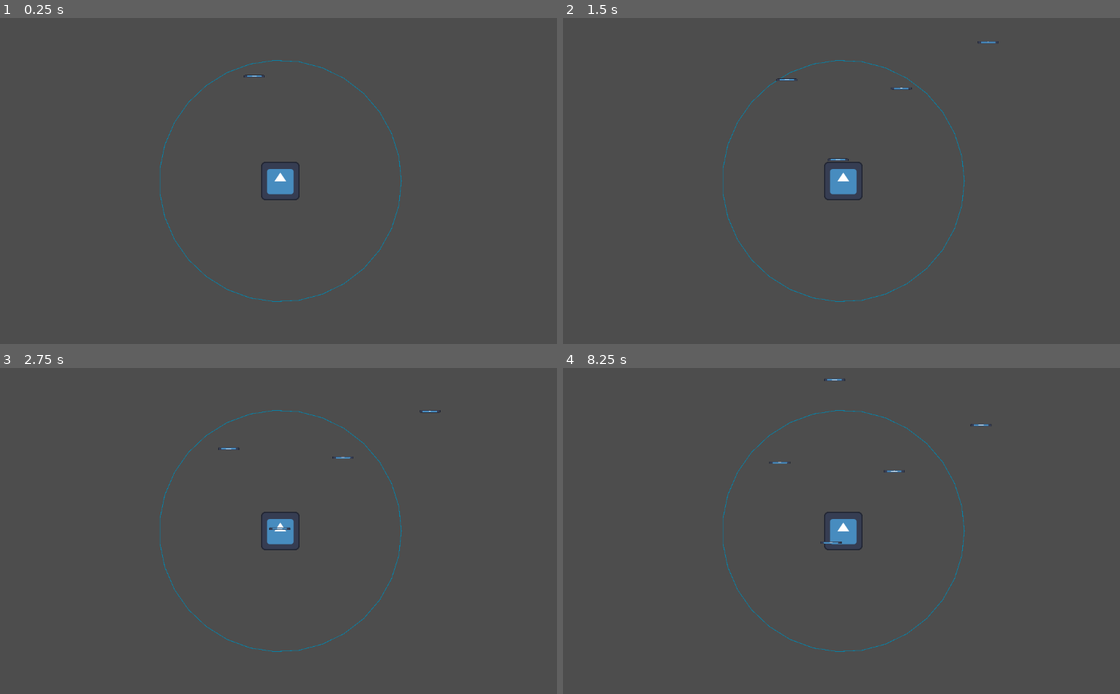
Above: before the commit, frames 1-4 (two rows, left to right).
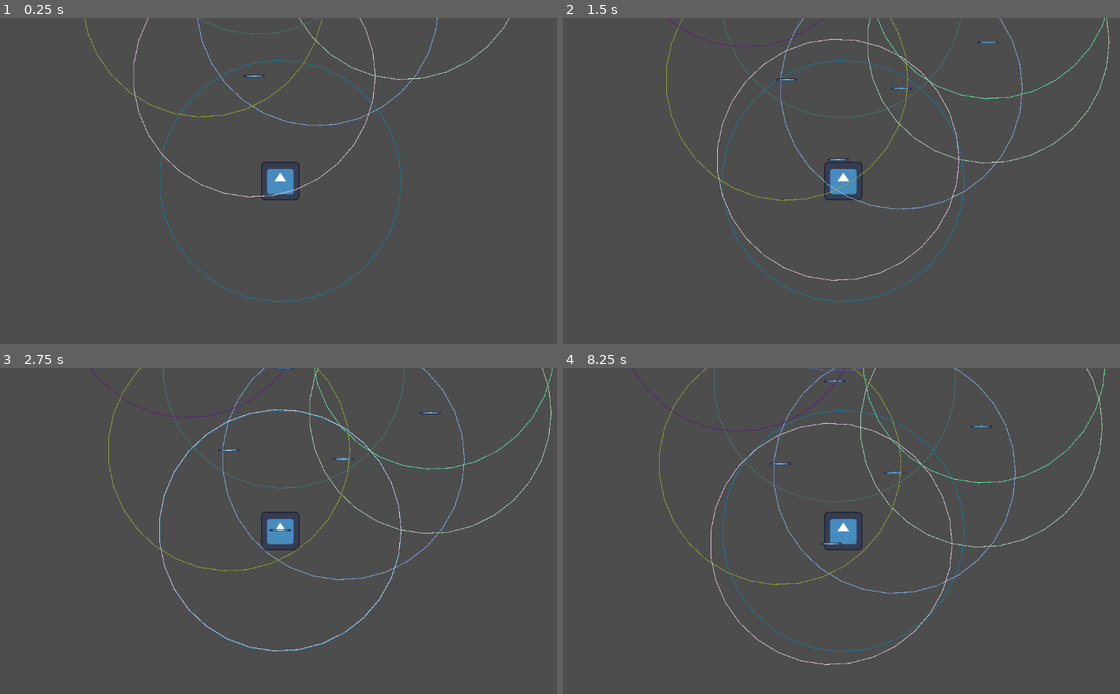
Above: after the commit, the same moments.

Repository: Pyran99/GameOff-Jam
Game: Godot game, scene res://scenes/game.tscn
Same seed, same stepped clock (60 frames per second), same inputs: the game is played once before the commit and once after it. The engine's default icon, where the game draws it, is replaced by a stand-in: a white triangle on a blue panel in a dark square.
Inputs (mouse positions are in pixels of both pictures, inside the frame that each line leads up to):
- Up to frame 1 (0.25 s): no input
- Up to frame 2 (1.5 s): tap Enter at 0.5 s; move the mouse to (819, 76) at 0.52 s; press the mouse at (819, 76) at 0.53 s; hold D (right) 0.53-1.28 s; move the mouse to (897, 66) at 1.27 s; release the mouse at (897, 66) at 1.28 s; hold S (down) from 1.28 s (still down); right-click (897, 66) at 1.35 s
- Up to frame 3 (2.75 s): tap Space at 2 s; move the mouse to (428, 410) at 2.02 s; release S (down) at 2.03 s; press the mouse at (428, 410) at 2.03 s; hold D (right) from 2.03 s (still down)
- Up to frame 4 (8.25 s): tap Enter at 2.75, 4.25 s; move the mouse to (791, 449) at 2.77 s; release D (right) at 2.78 s; release the mouse at (791, 449) at 2.78 s; hold W (up) 2.78-3.53 s; right-click (791, 449) at 2.85 s; tap Space at 3.5, 5 s; move the mouse to (1019, 579) at 3.52 s; press the mouse at (1019, 579) at 3.53 s; hold A (left) 3.53-5.03 s; move the mouse to (668, 482) at 4.27 s; release the mouse at (668, 482) at 4.28 s; right-click (668, 482) at 4.35 s; move the mouse to (874, 531) at 5.02 s; press the mouse at (874, 531) at 5.03 s; hold S (down) 5.03-5.78 s; move the mouse to (757, 449) at 5.77 s; release the mouse at (757, 449) at 5.78 s; hold D (right) 5.78-6.53 s; right-click (757, 449) at 5.85 s; move the mouse to (969, 514) at 6.52 s; press the mouse at (969, 514) at 6.53 s; hold W (up) 6.53-7.28 s; move the mouse to (724, 547) at 7.27 s; release the mouse at (724, 547) at 7.28 s; hold D (right) 7.28-8.03 s; right-click (724, 547) at 7.35 s; move the mouse to (902, 459) at 8.02 s; press the mouse at (902, 459) at 8.03 s; hold S (down) from 8.03 s (still down)

The runs differ from the first frame. In frame 1, 0.8% of the frame differs, in the area x 15-92%, y 0-56%; in frame 2, 1.5%; in frame 3, 1.7%; in frame 4, 1.9%, in the area x 12-98%, y 0-92%.

Commit message:
ledge draw distance in editor

Diff:
--- a/scenes/level.tscn
+++ b/scenes/level.tscn
@@ -23,7 +23,49 @@
 position = Vector2(420, -949)
 
 [node name="Ledge7" parent="." instance=ExtResource("2_8hd8h")]
-position = Vector2(87, -1285)
+position = Vector2(-71, -1319)
 
 [node name="Ledge8" parent="." instance=ExtResource("2_8hd8h")]
 position = Vector2(-391, -1120)
+
+[node name="Ledge9" parent="." instance=ExtResource("2_8hd8h")]
+position = Vector2(167, -1455)
+
+[node name="Ledge10" parent="." instance=ExtResource("2_8hd8h")]
+position = Vector2(-57, -1698)
+
+[node name="Ledge11" parent="." instance=ExtResource("2_8hd8h")]
+position = Vector2(284, -1813)
+
+[node name="Ledge12" parent="." instance=ExtResource("2_8hd8h")]
+position = Vector2(269, -2176)
+
+[node name="Ledge13" parent="." instance=ExtResource("2_8hd8h")]
+position = Vector2(262, -2540)
+
+[node name="Ledge14" parent="." instance=ExtResource("2_8hd8h")]
+position = Vector2(-92, -2526)
+
+[node name="Ledge18" parent="." instance=ExtResource("2_8hd8h")]
+position = Vector2(-400, -2717)
+
+[node name="Ledge19" parent="." instance=ExtResource("2_8hd8h")]
+position = Vector2(-603, -3022)
+
+[node name="Ledge20" parent="." instance=ExtResource("2_8hd8h")]
+position = Vector2(-583, -3223)
+
+[node name="Ledge21" parent="." instance=ExtResource("2_8hd8h")]
+position = Vector2(-480, -3366)
+
+[node name="Ledge22" parent="." instance=ExtResource("2_8hd8h")]
+position = Vector2(-239, -3601)
+
+[node name="Ledge15" parent="." instance=ExtResource("2_8hd8h")]
+position = Vector2(629, -2544)
+
+[node name="Ledge16" parent="." instance=ExtResource("2_8hd8h")]
+position = Vector2(449, -2863)
+
+[node name="Ledge17" parent="." instance=ExtResource("2_8hd8h")]
+position = Vector2(796, -2867)
--- a/scripts/ledge.gd
+++ b/scripts/ledge.gd
@@ -1,3 +1,4 @@
+@tool
 extends StaticBody2D
 class_name Ledge
 
@@ -20,3 +21,23 @@
 
 func get_can_jump_to() -> bool:
 	return can_jump_to
+
+
+func _draw() -> void:
+	if Engine.is_editor_hint():
+		print("in editor")
+		var center = Vector2.ZERO
+		var radius = 400
+		var angle_from = 0
+		var angle_to = 360
+		var color = Color(randi())
+		color.a = 1
+		draw_arc(center, radius, angle_from, angle_to, 32, color, 2)
+	else:
+		var center = Vector2.ZERO
+		var radius = 400
+		var angle_from = 0
+		var angle_to = 360
+		var color = Color(randi())
+		color.a = 1
+		draw_arc(center, radius, angle_from, angle_to, 32, color, 2)
--- a/scripts/player.gd
+++ b/scripts/player.gd
@@ -1,4 +1,5 @@
 extends CharacterBody2D
+class_name Player
 
 var can_powerup: bool = false
 var moving: bool = false
@@ -24,7 +25,7 @@
 #	velocity = input_direction * 100
 #	move_and_slide()
 
-	if global_position.distance_to(target_pos) < 10:
+	if global_position.distance_to(target_pos) < 5:
 		moving = false
 		can_click_ledge = true
 
